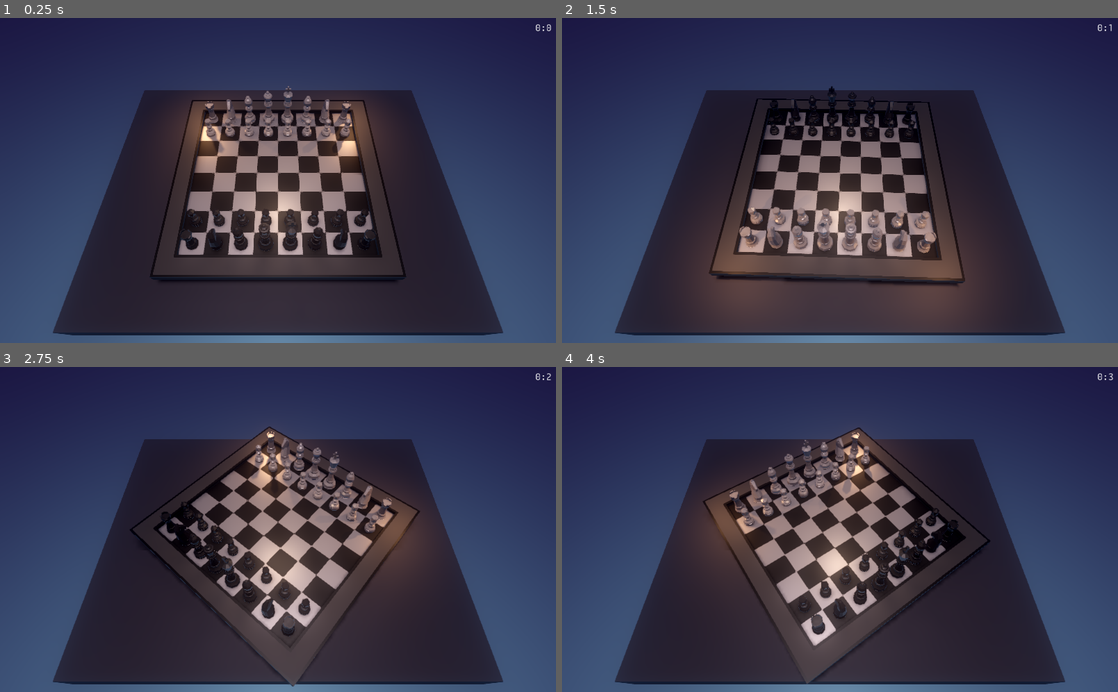
Above: before the commit, frames 1-4 (two rows, left to right).
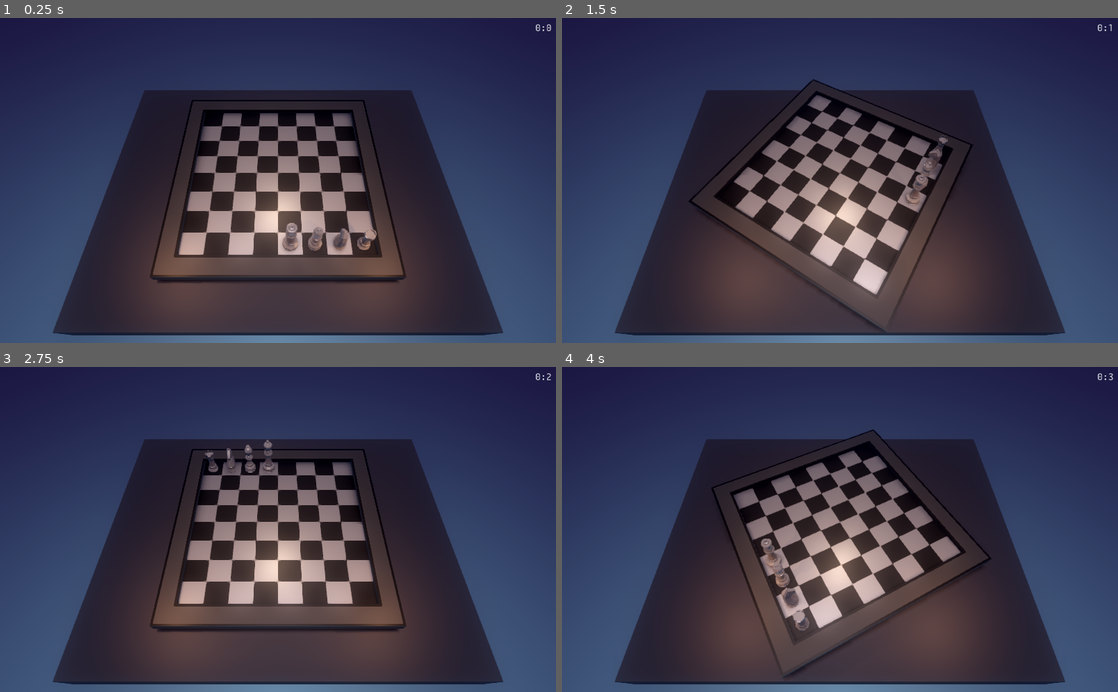
Above: after the commit, the same moments.

Repository: lakubuDavid/ChessGame
Game: Godot game, scene res://ChessGame.tscn
Same seed, same stepped clock (60 frames per second), same inputs: the game is played once before the commit and once after it.
Inputs (mouse positions are in pixels of both pictures, inside the frame that each line leads up to):
- Up to frame 1 (0.25 s): no input
- Up to frame 2 (1.5 s): tap Enter at 0.5 s; move the mouse to (962, 164) at 0.52 s; tap R (rotate) at 0.6, 1.35 s; click (962, 164) at 0.67 s; move the mouse to (728, 196) at 1.27 s; click (728, 196) at 1.42 s
- Up to frame 3 (2.75 s): move the mouse to (333, 458) at 2.02 s; tap R (rotate) at 2.1 s; click (333, 458) at 2.17 s
- Up to frame 4 (4 s): move the mouse to (812, 594) at 2.77 s; tap R (rotate) at 2.85, 3.6 s; click (812, 594) at 2.92 s; move the mouse to (1006, 578) at 3.52 s; click (1006, 578) at 3.67 s

The runs differ from the first frame. In frame 1, 14% of the frame differs, in the area x 24-76%, y 20-95%; in frame 2, 14%; in frame 3, 20%; in frame 4, 21%, in the area x 23-78%, y 18-98%.
Error after the commit: Parse Error: Too many arguments for "is_valid_move()" call. Expected at most 1. (res://resources/Scripts/King.gd:19)

Commit message:
code update

Diff:
--- a/ChessGame.tscn
+++ b/ChessGame.tscn
@@ -1,6 +1,6 @@
 [gd_scene load_steps=11 format=2]
 
-[ext_resource path="res://ChessGame.gd" type="Script" id=1]
+[ext_resource path="res://resources/Scripts/ChessBoard.gd" type="Script" id=1]
 [ext_resource path="res://scenes/Board.tscn" type="PackedScene" id=2]
 [ext_resource path="res://resources/Audio/Title Theme - The Legend of Zelda - Ocarina of Time.ogg" type="AudioStream" id=3]
 [ext_resource path="res://scenes/HUD.tscn" type="PackedScene" id=4]
@@ -27,8 +27,9 @@
 ssao_light_affect = 1.0
 ssao_ao_channel_affect = 1.0
 ssao_quality = 2
-dof_blur_far_distance = 20.0
-dof_blur_far_transition = 10.0
+dof_blur_far_enabled = true
+dof_blur_far_distance = 50.0
+dof_blur_far_transition = 30.0
 dof_blur_far_quality = 2
 glow_enabled = true
 glow_strength = 1.1
@@ -69,42 +70,44 @@
 [node name="Listener" type="Listener" parent="Camera"]
 current = true
 
-[node name="Board" parent="." instance=ExtResource( 2 )]
-script = ExtResource( 1 )
-whos_starting = 1
+[node name="blacks_light" type="Spatial" parent="."]
+transform = Transform( -0.0669871, 0.965926, 0.25, -0.25, -0.258819, 0.933013, 0.965926, -1.56462e-07, 0.258819, 7, 4, 7 )
 
-[node name="blacks_light" type="Spatial" parent="Board"]
-transform = Transform( 0.0669872, -0.965926, -0.25, -0.25, -0.258819, 0.933013, -0.965926, 7.6788e-08, -0.258819, -7, 4, -7 )
-
-[node name="light" type="SpotLight" parent="Board/blacks_light"]
+[node name="light" type="SpotLight" parent="blacks_light"]
 transform = Transform( 0.875, -0.129409, -0.466506, -0.129409, 0.866025, -0.482963, 0.466506, 0.482963, 0.741025, -12.5851, -13.523, -7.12346 )
 light_color = Color( 0.94902, 0.733333, 0.533333, 1 )
 shadow_enabled = true
 spot_range = 15.0
 spot_angle = 60.0
 
-[node name="light_2" type="SpotLight" parent="Board/blacks_light"]
+[node name="light_2" type="SpotLight" parent="blacks_light"]
 transform = Transform( 0.866025, 1.48677e-07, -0.5, -1.50071e-07, 1, 5.005e-08, 0.5, 3.47753e-08, 0.866025, -13.523, 9.53674e-07, -3.62347 )
 light_color = Color( 0.94902, 0.733333, 0.533333, 1 )
 shadow_enabled = true
 spot_range = 15.0
 spot_angle = 60.0
 
-[node name="whites_light" type="Spatial" parent="Board"]
+[node name="whites_light" type="Spatial" parent="."]
+transform = Transform( -1, 0, -8.74228e-08, 0, 1, 0, 8.74228e-08, 0, -1, 0, 1.90735e-06, -9.53674e-07 )
 
-[node name="light_3" type="SpotLight" parent="Board/whites_light"]
+[node name="light_3" type="SpotLight" parent="whites_light"]
 transform = Transform( 0.0669872, -0.965926, -0.25, -0.25, -0.258819, 0.933013, -0.965926, 7.6788e-08, -0.258819, -7, 4, -7 )
 light_color = Color( 0.94902, 0.733333, 0.533333, 1 )
 shadow_enabled = true
 spot_range = 15.0
 spot_angle = 60.0
 
-[node name="light_4" type="SpotLight" parent="Board/whites_light"]
+[node name="light_4" type="SpotLight" parent="whites_light"]
 transform = Transform( -0.0669872, -0.965926, 0.25, -0.25, 0.258819, 0.933013, -0.965926, -7.58238e-08, -0.258819, 7, 4, -7 )
 light_color = Color( 0.94902, 0.733333, 0.533333, 1 )
 shadow_enabled = true
 spot_range = 15.0
 spot_angle = 60.0
+
+[node name="Board" parent="." instance=ExtResource( 2 )]
+transform = Transform( -1, 0, -8.74228e-08, 0, 1, 0, 8.74228e-08, 0, -1, 0, 0, 0 )
+script = ExtResource( 1 )
+whos_starting = 1
 
 [node name="Pieces" type="Spatial" parent="Board"]
 transform = Transform( 0.75, 0, 0, 0, 1, 0, 0, 0, 0.75, -5.25, 0, -5.25 )
--- a/project.godot
+++ b/project.godot
@@ -13,6 +13,10 @@
 config/name="Board,Table and Other Games"
 run/main_scene="res://ChessGame.tscn"
 config/icon="res://icon.png"
+
+[autoload]
+
+Game="*res://resources/Scripts/Game.gd"
 
 [input]
 
--- a/resources/Scripts/Bishop.gd
+++ b/resources/Scripts/Bishop.gd
@@ -53,8 +53,8 @@
 			possible_moves.append(Vector2(i,grid_position.y - k))
 			if(not board.grid[i][grid_position.y-k] is int and not is_same_group(i,grid_position.y - k)):
 				break
-			else:
-				break
+		else:
+			break
 
 	return possible_moves
 	pass
--- /dev/null
+++ b/resources/Scripts/ChessBoard.gd
@@ -0,0 +1,241 @@
+extends Spatial
+
+export(int,"Blacks","Whites") var whos_starting = 0
+
+const BLACK_BISHOP = preload("res://scenes/Blacks/Bishop.tscn")
+const BLACK_KING = preload("res://scenes/Blacks/King.tscn")
+const BLACK_KNIGHT = preload("res://scenes/Blacks/Knight.tscn")
+const BLACK_PAWN = preload("res://scenes/Blacks/Pawn.tscn")
+const BLACK_QUEEN = preload("res://scenes/Blacks/Queen.tscn")
+const BLACK_ROOK = preload("res://scenes/Blacks/Rook.tscn")
+
+const WHITE_BISHOP = preload("res://scenes/Whites/Bishop.tscn")
+const WHITE_KING = preload("res://scenes/Whites/King.tscn")
+const WHITE_KNIGHT = preload("res://scenes/Whites/Knight.tscn")
+const WHITE_PAWN = preload("res://scenes/Whites/Pawn.tscn")
+const WHITE_QUEEN = preload("res://scenes/Whites/Queen.tscn")
+const WHITE_ROOK = preload("res://scenes/Whites/Rook.tscn")
+
+onready var camera : Camera = get_node("../Camera")
+onready var pieces : Spatial = get_node("Pieces")
+onready var tween : Tween = get_node("Tween")
+onready var hud : Control = get_node("../HUD")
+onready var move_sfx = get_node("MoveSfxPlayer")
+onready var kill_sfx = get_node("KillSfxPlayer")
+
+var ray_length = 1000
+var tween_running : bool = false
+var moving_piece : bool
+var moving_piece_group : String = "Blacks"
+var grid = []
+#    grid[x][y] Can have 3 values :
+#    0 : Empty case
+#    PossibleMove
+#    ChessPiece
+var timer = 0
+
+var last_focused_piece
+
+# Called when the node enters the scene tree for the first time.
+func _ready():
+	if(whos_starting == 0):
+		moving_piece_group = "Blacks"
+	else:
+		moving_piece_group = "Whites"
+
+	for x in range(8):
+		grid.append([])
+		for y in range(8):
+			grid[x].append([])
+			grid[x][y] = 0
+
+	setup_pieces()
+	Game.board = self
+	pass # Replace with function body.
+
+# Called every frame. 'delta' is the elapsed time since the previous frame.
+func _process(delta):
+	update_hud()
+	update_lights()
+	timer += delta
+	if(Input.is_action_just_pressed("rotate") and not tween_running):
+		rotate_board()
+	if(Input.is_action_just_pressed("reset") and not tween_running):
+		reset_board()
+		pass
+	pass
+
+func _input(event):
+	if(event is InputEventMouseButton and event.pressed):
+		update_pieces()
+		var m_pos = get_viewport().get_mouse_position()
+		var from = camera.project_ray_origin(m_pos)
+		var to = from + camera.project_ray_normal(m_pos) * ray_length
+		var ray_res = get_world().direct_space_state.intersect_ray(from,to,[],1,true,true)
+		if(ray_res != null and ray_res.has("collider")):
+			var col = ray_res["collider"]
+			if(col != null):
+				if(moving_piece):
+					if(col.is_in_group("PossibleMove")):
+						if(last_focused_piece != null):
+							moving_piece = false
+							last_focused_piece.call("move",col.get_meta("possible_move"))
+							if(moving_piece_group == "Whites"):
+								moving_piece_group = "Blacks"
+							else:
+								moving_piece_group = "Whites"
+							last_focused_piece.set("has_focus",false)
+							last_focused_piece = null
+					elif(col.is_in_group(moving_piece_group)):
+						if(last_focused_piece != null):
+							last_focused_piece.set("has_focus",false)
+							col.set("has_focus",not col.get("has_focus"))
+						moving_piece_group = col.get_groups()[0]
+						last_focused_piece = col
+						moving_piece = true
+				elif(not moving_piece):
+					if(col.is_in_group(moving_piece_group)):
+						if(last_focused_piece != null):
+							last_focused_piece.set("has_focus",false)
+						col.set("has_focus",not col.get("has_focus"))
+						moving_piece_group = col.get_groups()[0]
+						last_focused_piece = col
+						moving_piece = true
+
+
+func update_pieces():
+	for x in range(8):
+		for y in range(8):
+			if(not grid[x][y] is int):
+				grid[x][y].set("board_grid",grid)
+	pass
+
+func update_hud():
+	hud.get_node("debug_rect/label_whos_turn").text = moving_piece_group
+	hud.get_node("label_timer").text = str(floor(timer/60.0))+":"+str(int(timer)%60)
+
+func update_lights():
+	if(moving_piece_group == "Blacks"):
+		get_node("../blacks_light").visible = true
+		get_node("../whites_light").visible = false
+	else:
+		get_node("../blacks_light").visible = false
+		get_node("../whites_light").visible = true
+
+func setup_pieces():
+	grid[0][0] = WHITE_ROOK.instance()
+	grid[0][0].grid_position = Vector2(0,0)
+	pieces.add_child(grid[0][0])
+	grid[0][0].translation = Vector3(0,0,0)
+	grid[0][1] = WHITE_KNIGHT.instance()
+	grid[0][1].grid_position = Vector2(0,1)
+	pieces.add_child(grid[0][1])
+	grid[0][1].translation = Vector3(2,0,0)
+	grid[0][2] = WHITE_BISHOP.instance()
+	grid[0][2].grid_position = Vector2(0,2)
+	pieces.add_child(grid[0][2])
+	grid[0][2].translation = Vector3(4,0,0)
+	grid[0][3] = WHITE_QUEEN.instance()
+	grid[0][3].grid_position = Vector2(0,3)
+	pieces.add_child(grid[0][3])
+	grid[0][3].translation = Vector3(6,0,0)
+	grid[0][4] = WHITE_KING.instance()
+	grid[0][4].grid_position = Vector2(0,4)
+	pieces.add_child(grid[0][4])
+	grid[0][4].translation = Vector3(8,0,0)
+	grid[0][5] = WHITE_BISHOP.instance()
+	grid[0][5].grid_position = Vector2(0,5)
+	pieces.add_child(grid[0][5])
+	grid[0][5].translation = Vector3(10,0,0)
+	grid[0][6] = WHITE_KNIGHT.instance()
+	grid[0][6].grid_position = Vector2(0,6)
+	pieces.add_child(grid[0][6])
+	grid[0][6].translation = Vector3(12,0,0)
+	grid[0][7] = WHITE_ROOK.instance()
+	grid[0][7].grid_position = Vector2(0,7)
+	pieces.add_child(grid[0][7])
+	grid[0][7].translation = Vector3(14,0,0)
+
+	for i in range(8):
+		grid[1][i] = WHITE_PAWN.instance()
+		grid[1][i].grid_position = Vector2(1,i)
+		pieces.add_child(grid[1][i])
+		grid[1][i].translation = Vector3(i*2,0,2)
+
+
+
+	grid[7][0] = BLACK_ROOK.instance()
+	grid[7][0].grid_position = Vector2(7,0)
+	pieces.add_child(grid[7][0])
+	grid[7][0].translation = Vector3(0,0,14)
+	grid[7][1] = BLACK_KNIGHT.instance()
+	grid[7][1].grid_position = Vector2(7,1)
+	pieces.add_child(grid[7][1])
+	grid[7][1].translation = Vector3(2,0,14)
+	grid[7][2] = BLACK_BISHOP.instance()
+	grid[7][2].grid_position = Vector2(7,2)
+	pieces.add_child(grid[7][2])
+	grid[7][2].translation = Vector3(4,0,14)
+	grid[7][3] = BLACK_QUEEN.instance()
+	grid[7][3].grid_position = Vector2(7,3)
+	pieces.add_child(grid[7][3])
+	grid[7][3].translation = Vector3(6,0,14)
+	grid[7][4] = BLACK_KING.instance()
+	grid[7][4].grid_position = Vector2(7,4)
+	pieces.add_child(grid[7][4])
+	grid[7][4].translation = Vector3(8,0,14)
+	grid[7][5] = BLACK_BISHOP.instance()
+	grid[7][5].grid_position = Vector2(7,5)
+	pieces.add_child(grid[7][5])
+	grid[7][5].translation = Vector3(10,0,14)
+	grid[7][6] = BLACK_KNIGHT.instance()
+	grid[7][6].grid_position = Vector2(7,6)
+	pieces.add_child(grid[7][6])
+	grid[7][6].translation = Vector3(12,0,14)
+	grid[7][7] = BLACK_ROOK.instance()
+	grid[7][7].grid_position = Vector2(7,7)
+	pieces.add_child(grid[7][7])
+	grid[7][7].translation = Vector3(14,0,14)
+
+	for i in range(8):
+		grid[6][i] = BLACK_PAWN.instance()
+		grid[6][i].grid_position = Vector2(6,i)
+		pieces.add_child(grid[6][i])
+		grid[6][i].translation = Vector3(i*2,0,12)
+
+	pass
+
+func setup_from_fen(fen_string):
+	pass
+
+func rotate_board():
+	if(moving_piece_group == "Whites"):
+		tween.interpolate_property(self, "rotation_degrees",
+		rotation_degrees, rotation_degrees + Vector3(0,180,0), 2,
+		Tween.TRANS_CUBIC, Tween.EASE_IN_OUT)
+	else:
+		tween.interpolate_property(self, "rotation_degrees",
+		rotation_degrees, rotation_degrees - Vector3(0,180,0), 2,
+		Tween.TRANS_CUBIC, Tween.EASE_IN_OUT)
+	tween.start()
+	tween_running = true
+	yield(tween,"tween_completed")
+	tween_running = false
+
+func reset_board():
+	timer = 0
+	last_focused_piece = null
+	moving_piece = false
+	if(whos_starting == 0):
+		moving_piece_group = "Blacks"
+	else:
+		moving_piece_group = "Whites"
+	for c in pieces.get_children():
+		c.get_parent().remove_child(c)
+		c.queue_free()
+	for x in range(8):
+		for y in range(8):
+			if(not grid[x][y] is int):
+				grid[x][y] = 0
+	yield(get_tree(),"idle_frame")
+	setup_pieces()
--- a/resources/Scripts/ChessPiece.gd
+++ b/resources/Scripts/ChessPiece.gd
@@ -151,7 +151,7 @@
 func is_killing_move(move : Vector2):
 	return (not board.grid[move.x][move.y] is int) and (not is_same_group(move.x,move.y))
 
-func is_valid_move(move : Vector2,is_king : bool = false):
+func is_valid_move(move : Vector2):
 	if(is_king):
 		return (not is_same_group(move.x,move.y) or (board.grid[move.x][move.y].get_groups()[1]== "Rooks")) and (move.x >=0 and move.x <8 and move.y >=0 and move.y <8)
 	else:
--- a/resources/Scripts/Queen.gd
+++ b/resources/Scripts/Queen.gd
@@ -60,26 +60,9 @@
 			possible_moves.append(Vector2(i,grid_position.y - k))
 			if(not board.grid[i][grid_position.y-k] is int and not is_same_group(i,grid_position.y - k)):
 				break
-			else:
-				break
+		else:
+			break
 
-		k+=1
-		i -= 1
-		if((grid_position.y - k)>=0 and (grid_position.y - k)<8):
-			if(not board.grid[i][grid_position.y - k] is int):
-				if(get_groups()[0] == "Blacks"):
-					if(board.grid[i][grid_position.y - k].is_in_group("Whites")):
-						possible_moves.append(Vector2(i,grid_position.y - k))
-						break
-					else:
-						break
-				else:
-					if(board.grid[i][grid_position.y - k].is_in_group("Blacks")):
-						possible_moves.append(Vector2(i,grid_position.y - k))
-						break
-					else:
-						break
-			possible_moves.append(Vector2(i,grid_position.y - k))
 
 ## Perpendicular moves
 	for j in range(grid_position.x,8):
--- a/scenes/Board.tscn
+++ b/scenes/Board.tscn
@@ -4,6 +4,7 @@
 [ext_resource path="res://resources/Textures/chess_texture.png" type="Texture" id=2]
 
 [sub_resource type="SpatialMaterial" id=1]
+render_priority = 1
 albedo_color = Color( 0.74902, 0.74902, 0.74902, 1 )
 albedo_texture = ExtResource( 2 )
 metallic = 0.7
--- a/scenes/HUD.tscn
+++ b/scenes/HUD.tscn
@@ -19,11 +19,17 @@
 use_filter = true
 font_data = ExtResource( 3 )
 
-[sub_resource type="StyleBoxLine" id=7]
+[sub_resource type="DynamicFont" id=7]
+size = 50
+use_mipmaps = true
+use_filter = true
+font_data = ExtResource( 3 )
+
+[sub_resource type="StyleBoxLine" id=8]
 color = Color( 1, 1, 1, 1 )
 thickness = 5
 
-[sub_resource type="StyleBoxFlat" id=8]
+[sub_resource type="StyleBoxFlat" id=9]
 bg_color = Color( 0, 0, 0, 0.415686 )
 
 [node name="HUD" type="Control"]
@@ -33,7 +39,7 @@
 rect_pivot_offset = Vector2( -181, 318 )
 script = ExtResource( 5 )
 __meta__ = {
-"_edit_use_anchors_": false
+"_edit_vertical_guides_": [ -152.0 ]
 }
 
 [node name="label_timer" type="Label" parent="."]
@@ -92,6 +98,7 @@
 text = "? turn"
 
 [node name="PauseMenu" type="Control" parent="."]
+visible = false
 anchor_right = 1.0
 anchor_bottom = 1.0
 __meta__ = {
@@ -135,11 +142,28 @@
 "_edit_use_anchors_": false
 }
 
+[node name="btn_restart" type="Button" parent="PauseMenu"]
+margin_left = 32.0
+margin_top = 250.0
+margin_right = 682.0
+margin_bottom = 290.0
+custom_fonts/font = ExtResource( 4 )
+custom_styles/hover = ExtResource( 2 )
+custom_styles/pressed = ExtResource( 2 )
+custom_styles/focus = ExtResource( 2 )
+custom_styles/disabled = ExtResource( 2 )
+custom_styles/normal = ExtResource( 2 )
+text = "Restart"
+align = 0
+__meta__ = {
+"_edit_use_anchors_": false
+}
+
 [node name="btn_setting" type="Button" parent="PauseMenu"]
 margin_left = 32.0
-margin_top = 250.0
-margin_right = 682.0
-margin_bottom = 290.0
+margin_top = 300.0
+margin_right = 682.0
+margin_bottom = 340.0
 custom_fonts/font = ExtResource( 4 )
 custom_styles/hover = ExtResource( 2 )
 custom_styles/pressed = ExtResource( 2 )
@@ -154,9 +178,9 @@
 
 [node name="btn_quit_game" type="Button" parent="PauseMenu"]
 margin_left = 32.0
-margin_top = 350.0
-margin_right = 682.0
-margin_bottom = 390.0
+margin_top = 375.0
+margin_right = 682.0
+margin_bottom = 415.0
 custom_fonts/font = ExtResource( 4 )
 custom_styles/hover = ExtResource( 2 )
 custom_styles/pressed = ExtResource( 2 )
@@ -190,7 +214,7 @@
 margin_top = 50.0
 margin_right = 380.0
 margin_bottom = 113.0
-custom_fonts/font = SubResource( 6 )
+custom_fonts/font = SubResource( 7 )
 text = "Pause Menu "
 __meta__ = {
 "_edit_use_anchors_": false
@@ -202,32 +226,35 @@
 margin_right = 290.0
 margin_bottom = 254.0
 rect_scale = Vector2( 0.75, 0.75 )
-custom_fonts/font = SubResource( 6 )
+custom_fonts/font = SubResource( 7 )
 text = "Settings
 "
 __meta__ = {
 "_edit_use_anchors_": false
 }
 
-[node name="music_volume_label" type="Label" parent="SettingsMenu"]
-margin_left = 32.0
-margin_top = 300.0
-margin_right = 176.0
-margin_bottom = 326.0
+[node name="ScrollContainer" type="ScrollContainer" parent="SettingsMenu"]
+margin_left = 30.0
+margin_top = 200.0
+margin_right = 990.0
+margin_bottom = 500.0
+scroll_horizontal_enabled = false
+
+[node name="controls" type="Control" parent="SettingsMenu/ScrollContainer"]
+
+[node name="music_volume_label" type="Label" parent="SettingsMenu/ScrollContainer/controls"]
+margin_right = 144.0
+margin_bottom = 26.0
 custom_fonts/font = ExtResource( 4 )
 text = "Music Volume"
-__meta__ = {
-"_edit_use_anchors_": false
-}
-
-[node name="slider_music_volume" type="HSlider" parent="SettingsMenu"]
-margin_left = 200.0
-margin_top = 300.0
-margin_right = 592.0
-margin_bottom = 324.0
-custom_styles/slider = SubResource( 7 )
-custom_styles/grabber_area_highlight = SubResource( 8 )
-custom_styles/grabber_area = SubResource( 8 )
+
+[node name="slider_music_volume" type="HSlider" parent="SettingsMenu/ScrollContainer/controls"]
+margin_left = 150.0
+margin_right = 550.0
+margin_bottom = 30.0
+custom_styles/slider = SubResource( 8 )
+custom_styles/grabber_area_highlight = SubResource( 9 )
+custom_styles/grabber_area = SubResource( 9 )
 min_value = -72.0
 max_value = 6.0
 tick_count = 10
@@ -236,25 +263,24 @@
 "_edit_use_anchors_": false
 }
 
-[node name="sfx_volume_label" type="Label" parent="SettingsMenu"]
-margin_left = 32.0
-margin_top = 344.0
-margin_right = 176.0
-margin_bottom = 370.0
+[node name="sfx_volume_label" type="Label" parent="SettingsMenu/ScrollContainer/controls"]
+margin_top = 50.0
+margin_right = 120.0
+margin_bottom = 76.0
 custom_fonts/font = ExtResource( 4 )
 text = "Sfx Volume"
 __meta__ = {
 "_edit_use_anchors_": false
 }
 
-[node name="slider_sfx_volume" type="HSlider" parent="SettingsMenu"]
-margin_left = 200.0
-margin_top = 344.0
-margin_right = 592.0
-margin_bottom = 368.0
-custom_styles/slider = SubResource( 7 )
-custom_styles/grabber_area_highlight = SubResource( 8 )
-custom_styles/grabber_area = SubResource( 8 )
+[node name="slider_sfx_volume" type="HSlider" parent="SettingsMenu/ScrollContainer/controls"]
+margin_left = 150.0
+margin_top = 50.0
+margin_right = 550.0
+margin_bottom = 80.0
+custom_styles/slider = SubResource( 8 )
+custom_styles/grabber_area_highlight = SubResource( 9 )
+custom_styles/grabber_area = SubResource( 9 )
 min_value = -72.0
 max_value = 6.0
 tick_count = 10
@@ -263,6 +289,25 @@
 "_edit_use_anchors_": false
 }
 
+[node name="rotate_board_checkbtn" type="CheckButton" parent="SettingsMenu/ScrollContainer/controls"]
+margin_top = 100.0
+margin_right = 224.0
+margin_bottom = 140.0
+custom_fonts/font = ExtResource( 4 )
+text = "Rotate Board"
+flat = true
+
+[node name="show_moves_checkbutton" type="CheckButton" parent="SettingsMenu/ScrollContainer/controls"]
+margin_top = 150.0
+margin_right = 224.0
+margin_bottom = 190.0
+custom_fonts/font = ExtResource( 4 )
+text = "Show moves"
+flat = true
+__meta__ = {
+"_edit_use_anchors_": false
+}
+
 [node name="btn_settings_backs" type="Button" parent="SettingsMenu"]
 margin_left = 32.0
 margin_top = 500.0
@@ -276,9 +321,6 @@
 custom_styles/normal = ExtResource( 2 )
 text = "Back"
 align = 0
-__meta__ = {
-"_edit_use_anchors_": false
-}
 
 [node name="BtnClickSfx" type="AudioStreamPlayer" parent="."]
 stream = ExtResource( 7 )
@@ -288,9 +330,74 @@
 stream = ExtResource( 6 )
 bus = "Sfx"
 
+[node name="GameFinishedScreen" type="Control" parent="."]
+visible = false
+anchor_right = 1.0
+anchor_bottom = 1.0
+__meta__ = {
+"_edit_use_anchors_": false
+}
+
+[node name="ColorRect" type="ColorRect" parent="GameFinishedScreen"]
+anchor_right = 1.0
+anchor_bottom = 1.0
+color = Color( 0, 0, 0, 0.317647 )
+__meta__ = {
+"_edit_use_anchors_": false
+}
+
+[node name="Label2" type="Label" parent="GameFinishedScreen"]
+margin_left = 50.0
+margin_top = 50.0
+margin_right = 380.0
+margin_bottom = 113.0
+custom_fonts/font = SubResource( 6 )
+text = "Game Finished"
+__meta__ = {
+"_edit_use_anchors_": false
+}
+
+[node name="btn_new_game" type="Button" parent="GameFinishedScreen"]
+margin_left = 32.0
+margin_top = 300.0
+margin_right = 682.0
+margin_bottom = 340.0
+custom_fonts/font = ExtResource( 4 )
+custom_styles/hover = ExtResource( 2 )
+custom_styles/pressed = ExtResource( 2 )
+custom_styles/focus = ExtResource( 2 )
+custom_styles/disabled = ExtResource( 2 )
+custom_styles/normal = ExtResource( 2 )
+text = "New Game"
+align = 0
+__meta__ = {
+"_edit_use_anchors_": false
+}
+
+[node name="btn_quit" type="Button" parent="GameFinishedScreen"]
+margin_left = 32.0
+margin_top = 400.0
+margin_right = 682.0
+margin_bottom = 440.0
+custom_fonts/font = ExtResource( 4 )
+custom_styles/hover = ExtResource( 2 )
+custom_styles/pressed = ExtResource( 2 )
+custom_styles/focus = ExtResource( 2 )
+custom_styles/disabled = ExtResource( 2 )
+custom_styles/normal = ExtResource( 2 )
+text = "Quit Game"
+align = 0
+__meta__ = {
+"_edit_use_anchors_": false
+}
+
 [connection signal="pressed" from="PauseMenu/btn_resume" to="." method="_on_btn_resume_pressed"]
+[connection signal="pressed" from="PauseMenu/btn_restart" to="." method="_on_btn_restart_pressed"]
 [connection signal="pressed" from="PauseMenu/btn_setting" to="." method="_on_btn_setting_pressed"]
 [connection signal="pressed" from="PauseMenu/btn_quit_game" to="." method="_on_btn_quit_game_pressed"]
-[connection signal="value_changed" from="SettingsMenu/slider_music_volume" to="." method="_on_slider_music_volume_value_changed"]
-[connection signal="value_changed" from="SettingsMenu/slider_sfx_volume" to="." method="_on_slider_sfx_volume_value_changed"]
+[connection signal="value_changed" from="SettingsMenu/ScrollContainer/controls/slider_music_volume" to="." method="_on_slider_music_volume_value_changed"]
+[connection signal="value_changed" from="SettingsMenu/ScrollContainer/controls/slider_sfx_volume" to="." method="_on_slider_sfx_volume_value_changed"]
+[connection signal="pressed" from="SettingsMenu/ScrollContainer/controls/rotate_board_checkbtn" to="." method="_on_rotate_board_checkbtn_pressed"]
+[connection signal="pressed" from="SettingsMenu/ScrollContainer/controls/show_moves_checkbutton" to="." method="_on_show_moves_checkbutton_pressed"]
 [connection signal="pressed" from="SettingsMenu/btn_settings_backs" to="." method="_on_btn_settings_backs_pressed"]
+[connection signal="pressed" from="GameFinishedScreen/btn_quit" to="." method="_on_btn_quit_game_pressed"]
Not shown: 1 places in scenes/HUD.tscn that only renumber resources
